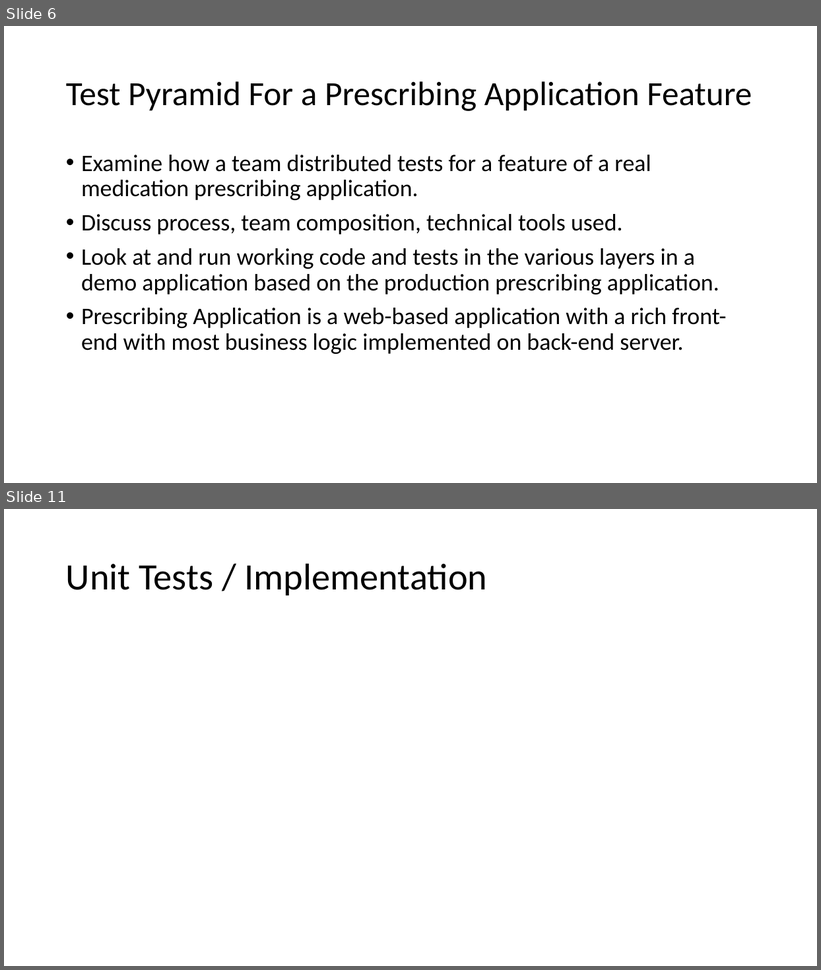
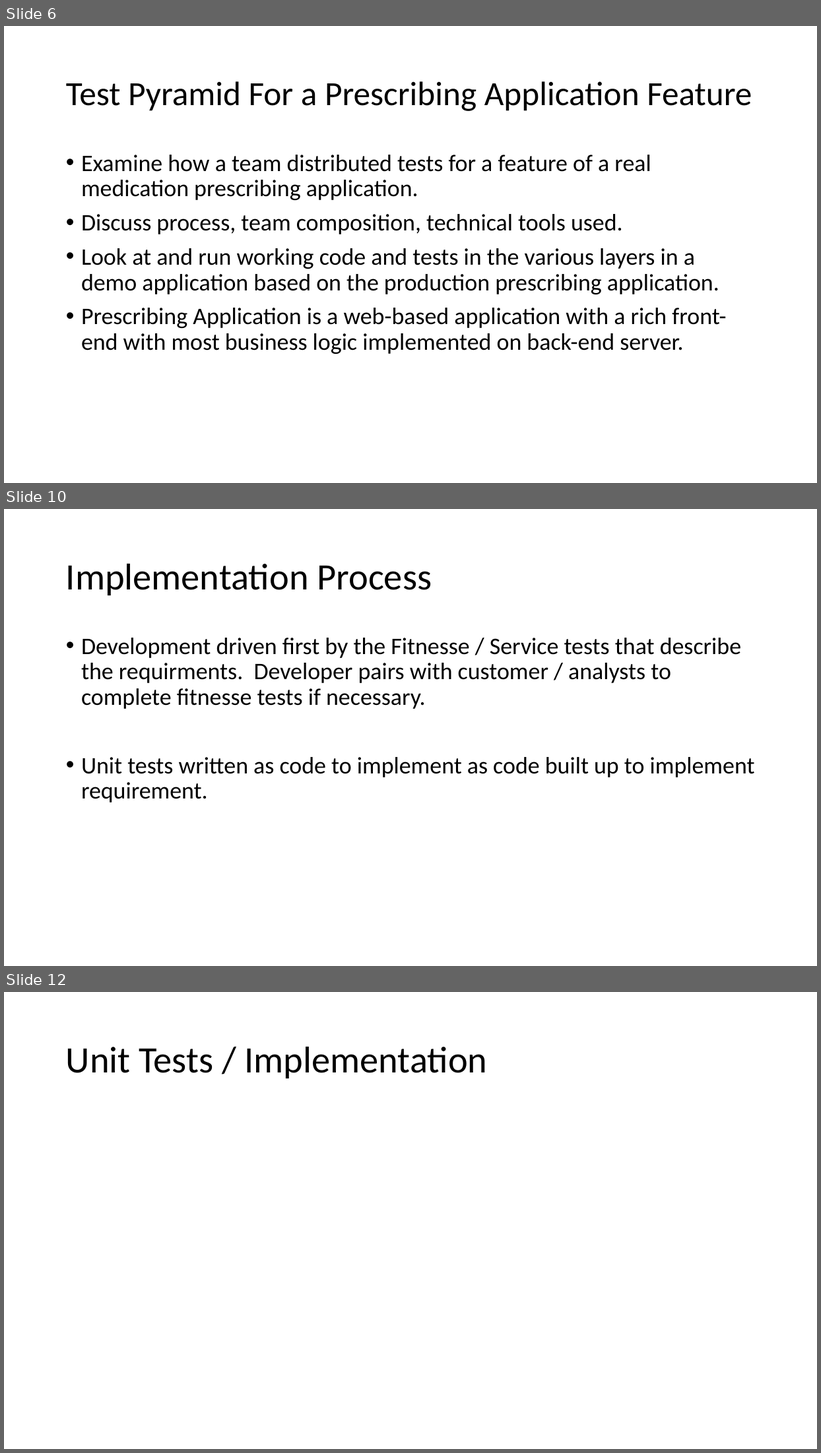
Before and after one commit to weaverj/testpyramidexample, a slide deck: Test Pyramid Presentation.pptx. Shown one above the other, each under a label of ours: slides 6 and 11 before the commit, slides 6, 10 and 12 after it; the slides between them are not shown. The pictures are 821x970 and 821x1453 pixels, drawn with LibreOffice and Linux fonts; fonts in the diff are those of the drawing; background and template pictures are left out. Boxes give left, top, right and bottom in pixels: in the first picture for what was removed or moved away, otherwise in the second. Text is boxed around its words. In the diff, an @@ line names an element or a change of style, - is before the commit and + after.

```diff
--- a/Test Pyramid Presentation.pptx
+++ b/Test Pyramid Presentation.pptx
@@ slide 10 added at [4,509,817,966], background #FFFFFF @@
@@ title added at [66,563,432,595], 44 pt, text #000000 @@
+Implementation Process
@@ text added at [81,638,755,803], 28 pt, text #000000 @@
+• Development driven first by the Fitnesse / Service tests that describe the requirments. Developer pairs with customer / analysts to complete fitnesse tests if necessary.
+• Unit tests written as code to implement as code built up to implement requirement.
@@ what was slide 11 is now slide 12 @@
```
Also in this commit, not shown: 3 slides changed, 3 other slides added, 3 slides removed.
